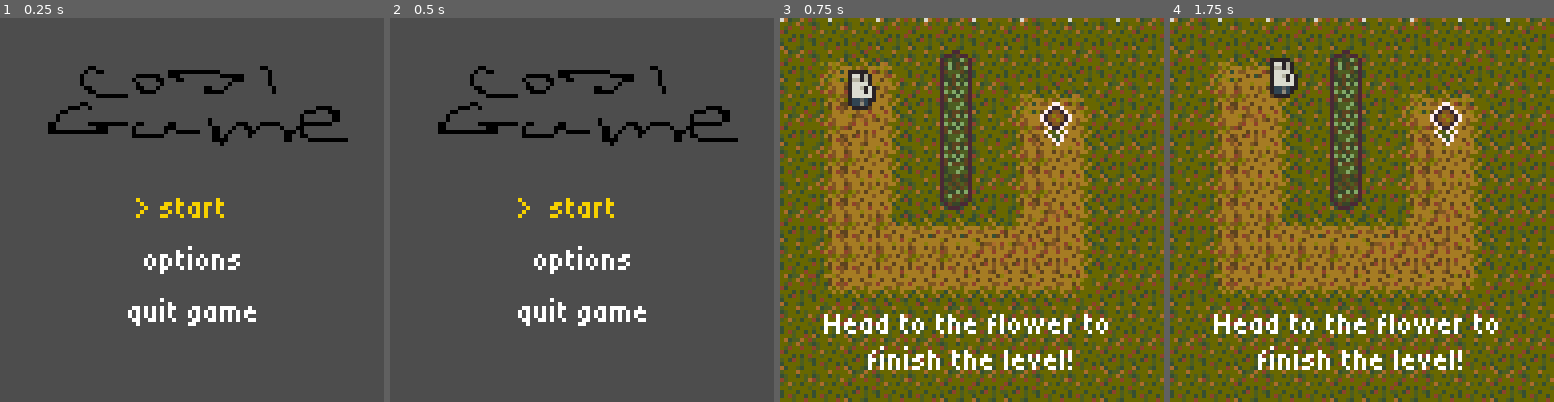
Above: before the commit, frames 1-4 (left to right).
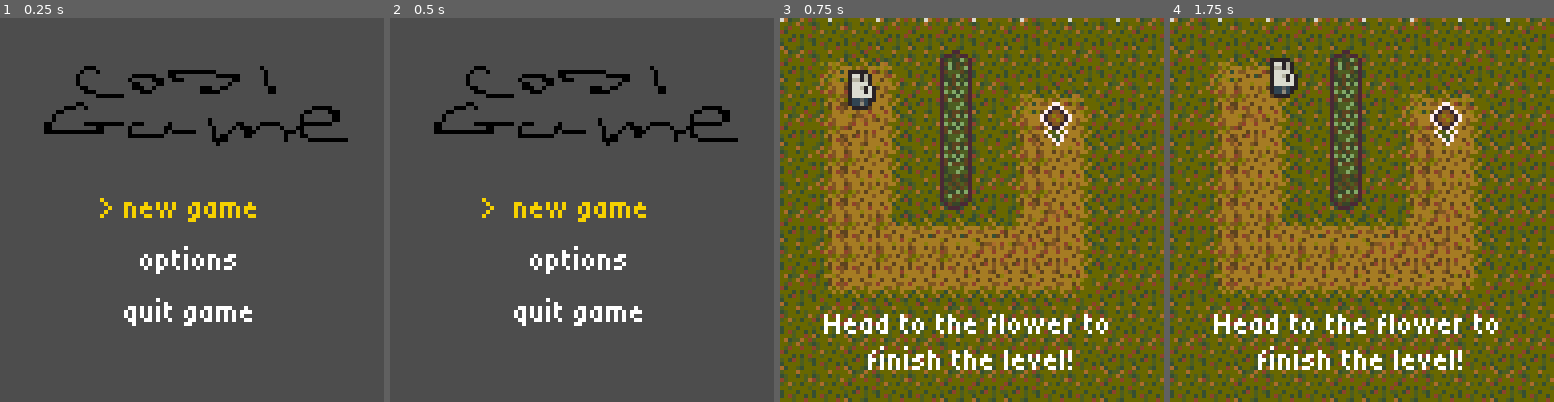
Above: after the commit, the same moments.

Repository: Someone68/cozyfall
Game: Godot game, scene res://scenes/main_menu.tscn
Same seed, same stepped clock (60 frames per second), same inputs: the game is played once before the commit and once after it.
Inputs:
- Up to frame 1 (0.25 s): no input
- Up to frame 2 (0.5 s): no input
- Up to frame 3 (0.75 s): click "> start" (after the commit: "> new game") at 0.5 s
- Up to frame 4 (1.75 s): tap Enter (ui_accept) at 1.25, 1.52 s; hold Right (ui_right) from 1.28 s (still down); hold Z (tunnel) from 1.28 s (still down)

The runs differ from the first frame. In frame 1, 3.7% of the frame differs, in the area x 11-83%, y 12-81%; in frame 2, 3.7%; in frame 3, nothing differs; in frame 4, nothing differs.

Commit message:
add saving

Diff:
--- a/project.godot
+++ b/project.godot
@@ -18,6 +18,7 @@
 [autoload]
 
 Gamemgr="*uid://dkbua2kai36i0"
+Settings="*uid://bpo0d0pj2igqu"
 
 [display]
 
--- a/scenes/main_menu.tscn
+++ b/scenes/main_menu.tscn
@@ -34,9 +34,14 @@
 [node name="SelectMenu" parent="VBoxContainer/MarginContainer" unique_id=647501129 instance=ExtResource("4_wu84c")]
 layout_mode = 2
 
-[node name="Start" type="Button" parent="VBoxContainer/MarginContainer/SelectMenu" unique_id=615869429]
+[node name="Continue" type="Button" parent="VBoxContainer/MarginContainer/SelectMenu" unique_id=615869429]
 layout_mode = 2
-text = "start"
+text = "continue"
+flat = true
+
+[node name="NewGame" type="Button" parent="VBoxContainer/MarginContainer/SelectMenu" unique_id=1531426439]
+layout_mode = 2
+text = "new game"
 flat = true
 
 [node name="Options" type="Button" parent="VBoxContainer/MarginContainer/SelectMenu" unique_id=578380013]
@@ -50,5 +55,6 @@
 flat = true
 
 [connection signal="item_selected" from="VBoxContainer/MarginContainer/SelectMenu" to="." method="_on_select_menu_item_selected"]
-[connection signal="pressed" from="VBoxContainer/MarginContainer/SelectMenu/Start" to="." method="_on_start_pressed"]
+[connection signal="pressed" from="VBoxContainer/MarginContainer/SelectMenu/Continue" to="." method="_on_continue_pressed"]
+[connection signal="pressed" from="VBoxContainer/MarginContainer/SelectMenu/NewGame" to="." method="_on_start_pressed"]
 [connection signal="pressed" from="VBoxContainer/MarginContainer/SelectMenu/Quit" to="." method="_on_quit_pressed"]
--- a/scripts/gamemgr.gd
+++ b/scripts/gamemgr.gd
@@ -5,15 +5,14 @@
 	"res://scenes/levels/level2.tscn",
 ]
 
-var current_level := 1
-
 func load_current_level():
-	if (current_level <= len(levels)):
-		get_tree().change_scene_to_file(levels[current_level-1])
+	if (Settings.level <= len(levels)):
+		get_tree().change_scene_to_file(levels[Settings.level-1])
 
 func next_level() -> bool:
-	current_level += 1
-	if (current_level <= len(levels)):
+	Settings.level += 1
+	Settings.save()
+	if (Settings.level <= len(levels)):
 		load_current_level()
 		return true
 	else: return false
--- a/scripts/main_menu.gd
+++ b/scripts/main_menu.gd
@@ -1,16 +1,29 @@
 extends MarginContainer
+
+func _ready() -> void:
+	if (Settings.level == 1):
+		$VBoxContainer/MarginContainer/SelectMenu/Continue.visible = false
+		$VBoxContainer/MarginContainer/SelectMenu.refresh()
 
 func _on_select_menu_item_selected(_index: int, item: Control) -> void:
 	match item.name:
-		"Start":
+		"Continue":
+			_on_continue_pressed()
+		"NewGame":
 			_on_start_pressed()
 		"Quit":
 			_on_quit_pressed()
 
 
 func _on_start_pressed() -> void:
+	Settings.level = 1
+	Settings.save()
 	Gamemgr.load_current_level()
 
 
 func _on_quit_pressed() -> void:
 	get_tree().quit()
+
+
+func _on_continue_pressed() -> void:
+	Gamemgr.load_current_level()
--- a/scripts/select_menu.gd
+++ b/scripts/select_menu.gd
@@ -14,7 +14,7 @@
 var alternate_prefix := false
 
 func _ready():
-	_refresh()
+	refresh()
 
 func _items() -> Array:
 	return get_children().filter(func(c): return c is Control and c.visible)
@@ -38,9 +38,9 @@
 
 func _move(dir: int, count: int):
 	index = wrapi(index + dir, 0, count) if wrap_around else clampi(index + dir, 0, count - 1)
-	_refresh()
+	refresh()
 
-func _refresh():
+func refresh():
 	$Timer.start(0.3)
 	$Timer.set_wait_time(1)
 	alternate_prefix = false
--- /dev/null
+++ b/scripts/settings.gd
@@ -0,0 +1,15 @@
+extends Node
+
+const PATH := "user://settings.cfg"
+
+var level := 1
+
+func _ready() -> void:
+	var cfg := ConfigFile.new()
+	if cfg.load(PATH) == OK:
+		level = cfg.get_value("progress", "level", level)
+
+func save() -> void:
+	var cfg := ConfigFile.new()
+	cfg.set_value("progress", "level", level)
+	cfg.save(PATH)
Not shown, added: scripts/settings.gd.uid
